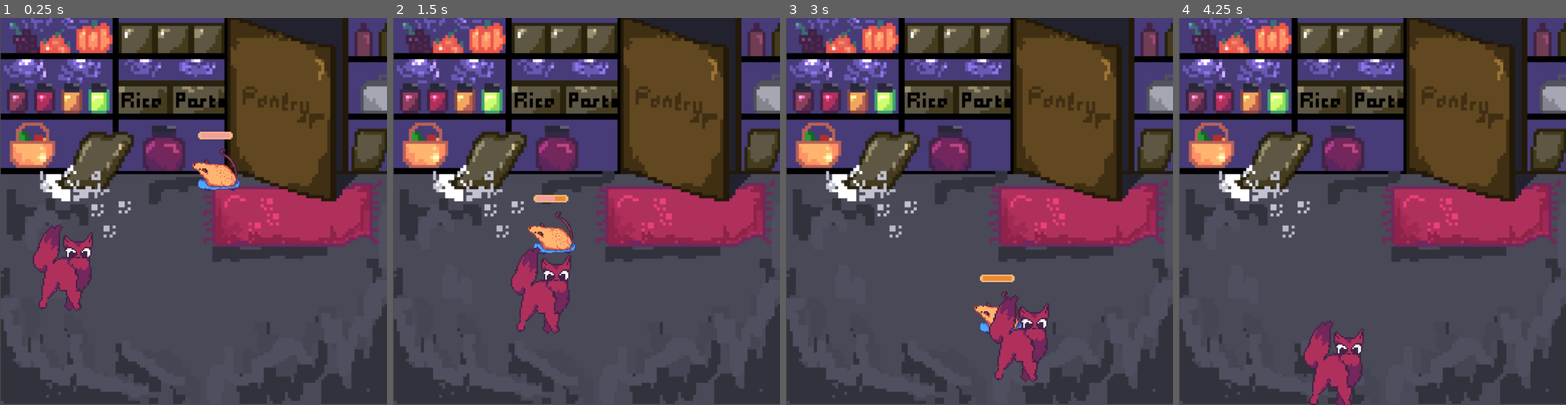
Above: before the commit, frames 1-4 (left to right).
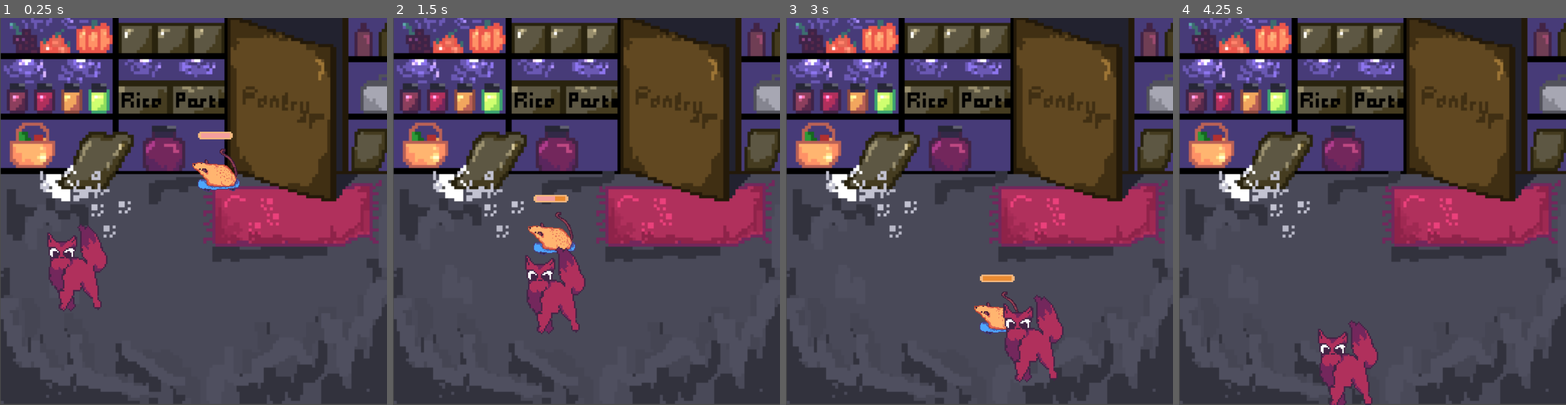
Above: after the commit, the same moments.

Repository: Nineteenn1/catsgame
Game: Godot game, scene res://scenes/main.tscn
Two runs of this game, one before a commit and one after it. Both use one fixed random seed, a clock stepped at 60 frames per second and the inputs below.
Inputs (mouse positions are in pixels of both pictures, inside the frame that each line leads up to):
- Up to frame 1 (0.25 s): no input
- Up to frame 2 (1.5 s): move the mouse to (671, 192) at 0.52 s; hold D (RIGHT) 0.53-1.28 s; click (671, 192) at 0.6 s; move the mouse to (509, 230) at 1.27 s; hold S (DOWN) from 1.28 s (still down); click (509, 230) at 1.35 s
- Up to frame 3 (3 s): move the mouse to (1018, 126) at 2.02 s; release S (DOWN) at 2.03 s; hold D (RIGHT) 2.03-2.78 s; click (1018, 126) at 2.1 s; move the mouse to (960, 288) at 2.77 s; hold W (UP) from 2.78 s (still down); click (960, 288) at 2.85 s
- Up to frame 4 (4.25 s): move the mouse to (1488, 269) at 3.52 s; release W (UP) at 3.53 s; hold A (LEFT) from 3.53 s (still down); click (1488, 269) at 3.6 s

The runs differ from the first frame. In frame 1, 2.4% of the frame differs, in the area x 8-28%, y 53-76%; in frame 2, 2.4%, in the area x 30-50%, y 59-82%; in frame 3, 2.4%; in frame 4, 2.4%.
Error before the commit: Invalid assignment of property or key 'mouse_position' with value of type 'Vector2' on a base object of type 'previously freed'. (res://scripts/cat.gd:57)
Error after the commit: Invalid assignment of property or key 'mouse_position' with value of type 'Vector2' on a base object of type 'previously freed'. (res://scripts/cat.gd:60)

Commit message:
bullet system improvements; menu

Diff:
--- a/cats/scenes/bullet.tscn
+++ b/cats/scenes/bullet.tscn
@@ -20,3 +20,10 @@
 texture = ExtResource("2_lodlq")
 
 [node name="Area2D" type="Area2D" parent="."]
+
+[node name="Timer" type="Timer" parent="."]
+process_callback = 0
+wait_time = 3.942
+autostart = true
+
+[connection signal="timeout" from="Timer" to="." method="_on_timer_timeout"]
--- a/cats/scenes/main.tscn
+++ b/cats/scenes/main.tscn
@@ -54,6 +54,11 @@
 visible = false
 points = PackedVector2Array(-1, 0)
 
+[node name="global_timer" type="Timer" parent="cat"]
+wait_time = 0.4
+one_shot = true
+autostart = true
+
 [node name="rat" type="CharacterBody2D" parent="."]
 position = Vector2(614, 385)
 script = ExtResource("3_74ry7")
@@ -75,7 +80,6 @@
 [node name="CollisionShape2D2" type="CollisionShape2D" parent="rat/Area2D/CollisionShape2D"]
 position = Vector2(48.0719, 22.4103)
 rotation = 0.652608
-scale = Vector2(1, 1)
 shape = SubResource("RectangleShape2D_yqi41")
 
 [node name="CanvasLayer" type="CanvasLayer" parent="rat"]
@@ -123,4 +127,11 @@
 position = Vector2(1228, 776.5)
 shape = SubResource("RectangleShape2D_uq4ii")
 
+[node name="Label" type="Label" parent="."]
+offset_left = -493.0
+offset_top = 305.0
+offset_right = -401.0
+offset_bottom = 328.0
+text = "Kocham cię"
+
 [connection signal="body_entered" from="rat/Area2D" to="rat" method="_on_area_2d_body_entered"]
--- /dev/null
+++ b/cats/scenes/mainmenu.tscn
@@ -0,0 +1,10 @@
+[gd_scene load_steps=2 format=3 uid="uid://b6yiropuvfbyb"]
+
+[ext_resource type="Texture2D" uid="uid://bh6p5mbpuv78o" path="res://gfx/mainmenu.png" id="1_qna3t"]
+
+[node name="Mainmenu" type="Node2D"]
+
+[node name="Mainmenu" type="Sprite2D" parent="."]
+position = Vector2(515, 512)
+scale = Vector2(2, 2)
+texture = ExtResource("1_qna3t")
--- a/cats/scripts/bullet.gd
+++ b/cats/scripts/bullet.gd
@@ -4,16 +4,23 @@
 var mouse_position = Vector2(0, 0)
 var direction = Vector2(0 ,0)
 const SPEED = 400
+var shoot = false
+
 
 #func _process(delta: float) -> void:
 
 
 
+func _on_timer_timeout() -> void:
+	print("signal")
+	queue_free()
 
 func _physics_process(delta: float) -> void:
 	velocity = global_position.direction_to(mouse_position) * SPEED
 
-	if position == mouse_position or velocity == Vector2(0, 0):
+	if position == mouse_position or velocity == Vector2(0, 0) : #use timer here to make it work on close ditance
+		#area2d for collision detection with walls and stuff
+		#play anim and q free
 		get_parent().remove_child(self)
 		queue_free()
 
--- a/cats/scripts/cat.gd
+++ b/cats/scripts/cat.gd
@@ -12,6 +12,7 @@
 var bullet = null
 
 var bullet_direction = Vector2(0,0)
+
 
 func _physics_process(delta: float) -> void:
 
@@ -30,8 +31,7 @@
 	else:
 		velocity.y = move_toward(velocity.y, 0, SPEED)
 
-	print(position)
-
+	$Sprite2D.flip_h = not velocity.x > 0
 	move_and_slide()
 
 
@@ -42,10 +42,13 @@
 func _input(e: InputEvent) -> void:
 	if Input.is_action_just_pressed("SHOOT"):
 		bullet = bullet_scene.instantiate()
-		get_parent().add_child(bullet)
-		bullet.position = position
-		print(position)
-		print(position*2)
+		print($global_timer.time_left)
+		if not bullet.shoot and $global_timer.time_left <=0:
+			bullet.shoot = true
+			get_parent().add_child(bullet)
+			bullet.position = position
+			print("start")
+			$global_timer.start()
 		# on collision
 		# health bar
 
@@ -55,6 +58,8 @@
 	if e is InputEventMouseButton:
 		print("Mouse Click/Unclick at: ", e.position)
 		bullet.mouse_position = e.position #+ abs(e.position - position)
+		#play anim then q free
+
 
 		#bullet.mouse_position += Vector2(sqrt(bullet.mouse_position.x * bullet.mouse_position.x),
 		#sqrt(bullet.mouse_position.y * bullet.mouse_position.y))
Binary file added: cats/gfx/cat_back_walk1.png
Not shown, added: cats/gfx/cat_back_walk1.png.import
Binary file added: cats/gfx/cat_back_walk2.png
Not shown, added: cats/gfx/cat_back_walk2.png.import
Binary file added: cats/gfx/cat_front.png
Not shown, added: cats/gfx/cat_front.png.import
Binary file added: cats/gfx/cat_walk2.png
Not shown, added: cats/gfx/cat_walk2.png.import
Binary file added: cats/gfx/main_menu.png
Not shown, added: cats/gfx/main_menu.png.import
